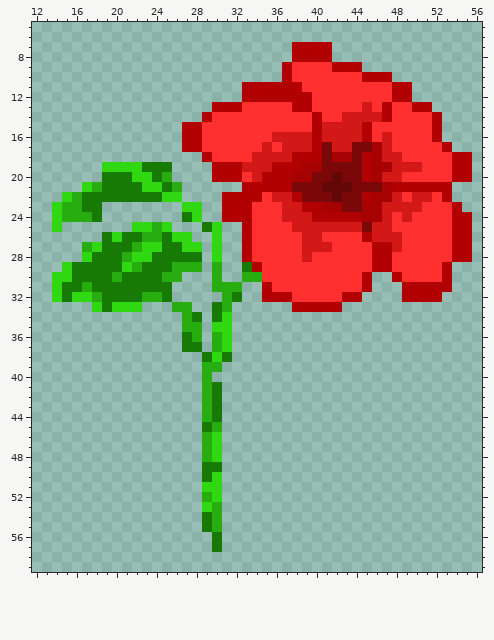
Pixel-art sprite: Assets/Sprites/flower.png. The first picture shows the starting point.
The file is 256x256 pixels, drawn in blocks of 4x4; one block is one cell here. Shown: x 12..56, y 5..59.
Now the later version:
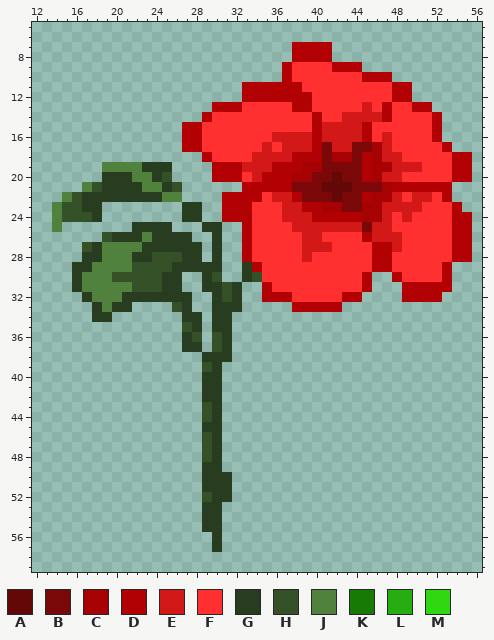
Palette (. is transparent): A #640707  B #7a0808  C #a70203  D #b20102  E #d21918  F #ff302f  G #283c20  H #345128  J #51823d  K #177a05  L #28ad10  M #30d812
From old to new:
y 19: x 19..25 MMMMKKK -> JJJJGGG
y 20: x 19..25 KKKMMKL -> GGGJJGH
y 21: x 17..26 MLKKKKMMKL -> JHGGGGJJGH
y 22: x 15..26 MLKKKKKKKKMM -> JHGGGGGGGGJJ
y 23: x 14..18 MLLKK -> JHHGG; x 27..28 MM -> GG
y 24: x 14..18 MLLLK -> JHHHG; x 27..28 KM -> GG
y 25: x 14 M -> J; x 22..25 MMLM -> GGGG; x 29..30 KM -> GG
y 26: x 19..27 KMKKLLKMM -> HGGGJGGGG; x 30 M -> G
y 27: x 17..28 LMKKKLMMKKMM -> HGJJJJGGGGGG; x 30 M -> G
y 28: x 17..28 MKKKLMMKKKKK -> GGJJJGGHHHGG; x 30 M -> G
y 29: x 15..30 MKKKKKMLKKKLLL.L -> .GGJJJJHHHHGGGGG; x 33 K -> G
y 30: x 14..26 MMKKKKLKKKKLL -> ..GJJJHHHHHGG; x 29..30 .L -> GH; x 33..34 LL -> GH
y 31: x 14..26 MKKLKKKKKKKK. -> ..GJJJJJHHHGG; x 29..32 .LLL -> GGHG
y 32: x 14..27 MKMMLKKKKLLK.. -> ...GJJJGGGGGGG; x 30..32 .LK -> GHG
y 33: x 18..22 MKMMM -> GJGG.; x 26..27 LL -> HG; x 30..32 KL. -> GGG
y 34: x 18..19 .. -> GG; x 27..28 LK -> GG; x 30..31 KM -> GG
y 35: x 27..28 LL -> HG; x 30..31 MM -> GG
y 36: x 27..28 KL -> GH; x 30..31 LM -> HG
y 37: x 27..28 KK -> GG; x 30..31 LM -> HG
y 38: x 29..31 KMK -> GGG
y 39: x 29..30 LL -> HG
y 40: x 29..30 L. -> GG
y 41..42: x 29..30 LK -> GG
y 43..44: x 29..30 LK -> HG
y 45: x 29..30 KL -> GG
y 46..48: x 29..30 LM -> HG
y 49: x 29..30 KK -> GG
y 50: x 29..31 KM. -> GGG
y 51: x 29..31 MM. -> GGG
y 52: x 29..31 LM. -> HGG
y 53: x 29..30 ML -> GG
y 54..55: x 29..30 KL -> GG
y 56..57: x 30 K -> G
Pixel boxes of the changes (left, top, right, bottom) in both pictures:
changed: (52, 162, 262, 552)
